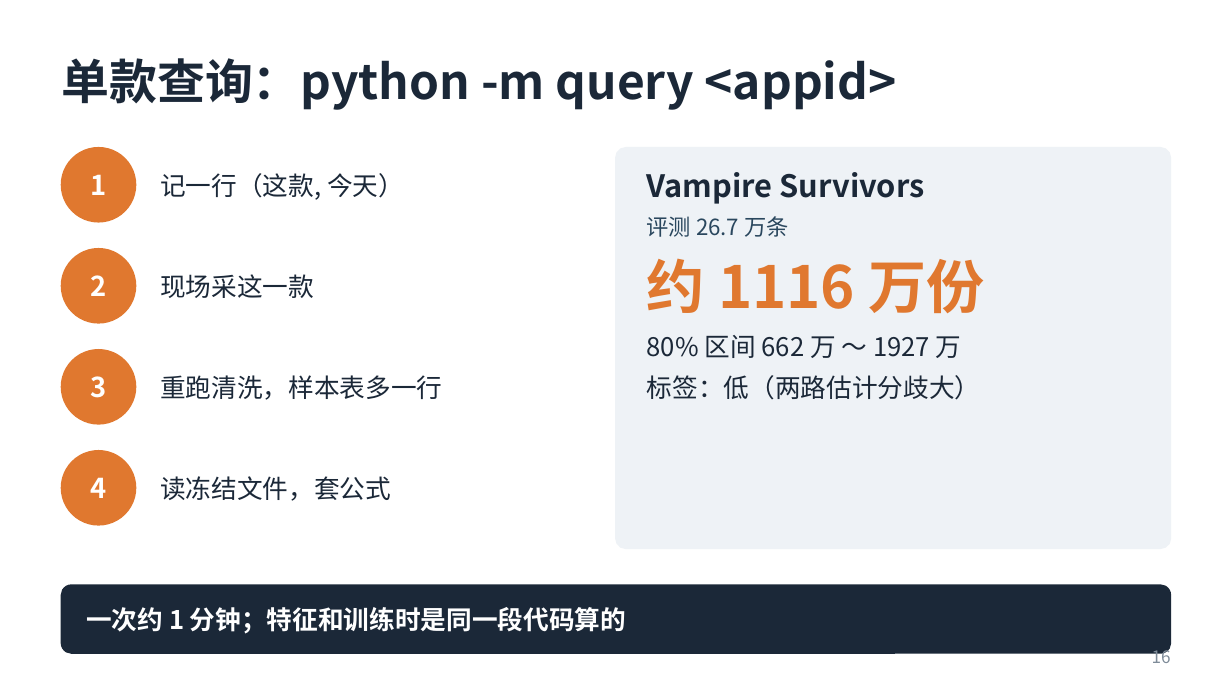
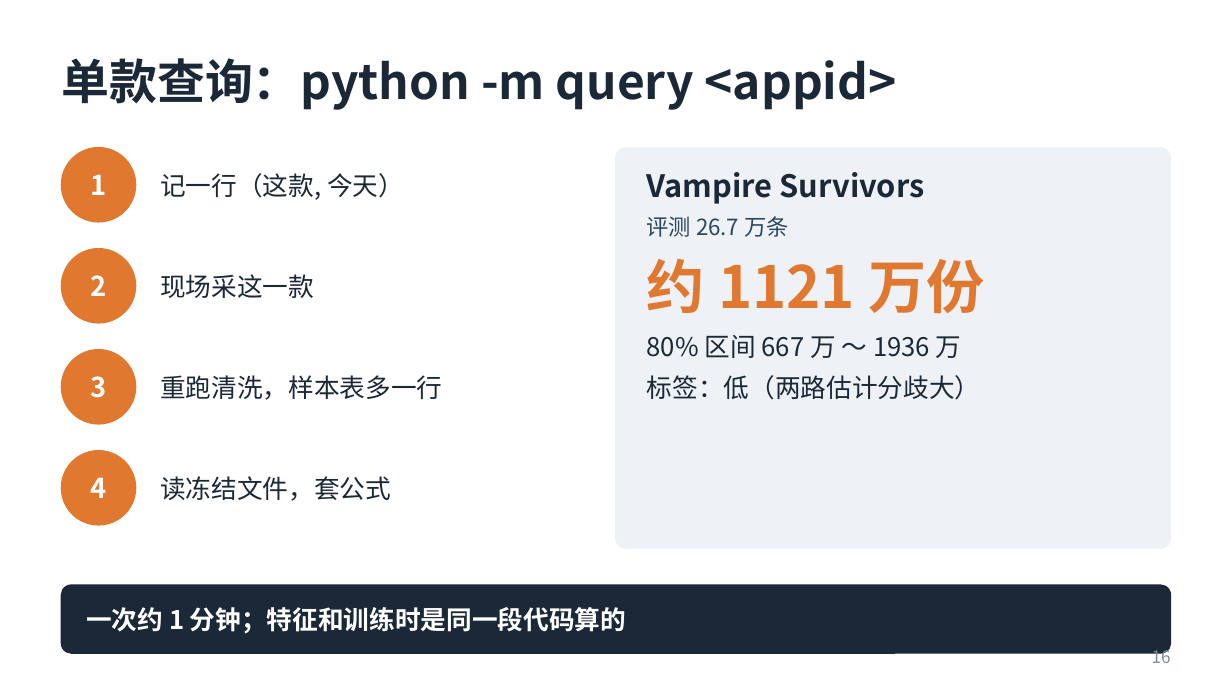
Before and after one commit to plmnbvcxz46/steam-estimator, a slide deck: slide 16 of slides/steamguess.pptx. Drawn at 1232x693 pixels with LibreOffice and Linux fonts; fonts in the diff are those of the drawing. Boxes give left, top, right and bottom in pixels: in the first picture for what was removed or moved away, otherwise in the second. Text is boxed around its words. In the diff, an @@ line names an element or a change of style, - is before the commit and + after.

Commit message:
docs: 讲解稿 14.2 和 PPT 的单款查询例子换成重跑后的数（约 1121 万份，667 万到 1936 万）

```diff
--- a/slides/steamguess.pptx
+++ b/slides/steamguess.pptx
@@ text at [647,258,984,358]: text changed @@
-约 1116 万份
-80% 区间 662 万 ～ 1927 万
+约 1121 万份
+80% 区间 667 万 ～ 1936 万
```
Also in this commit, not shown: 2 other files.
